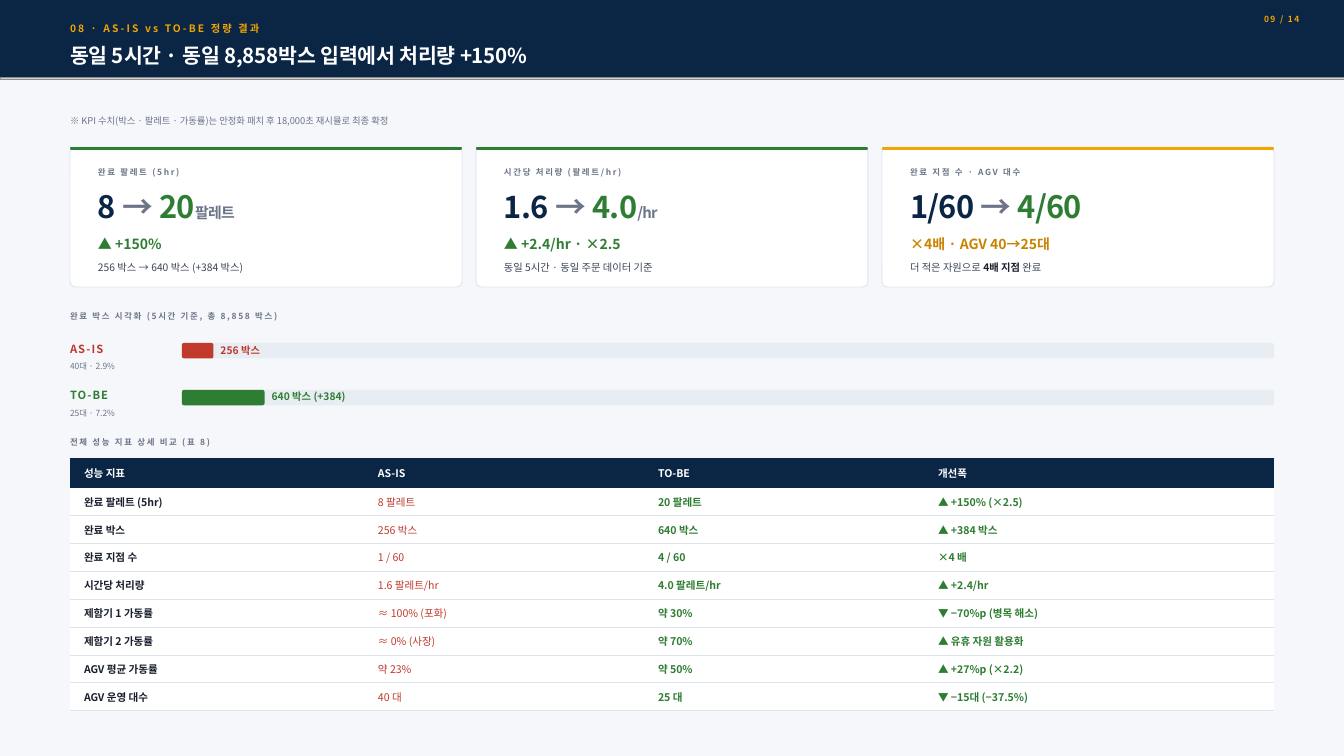
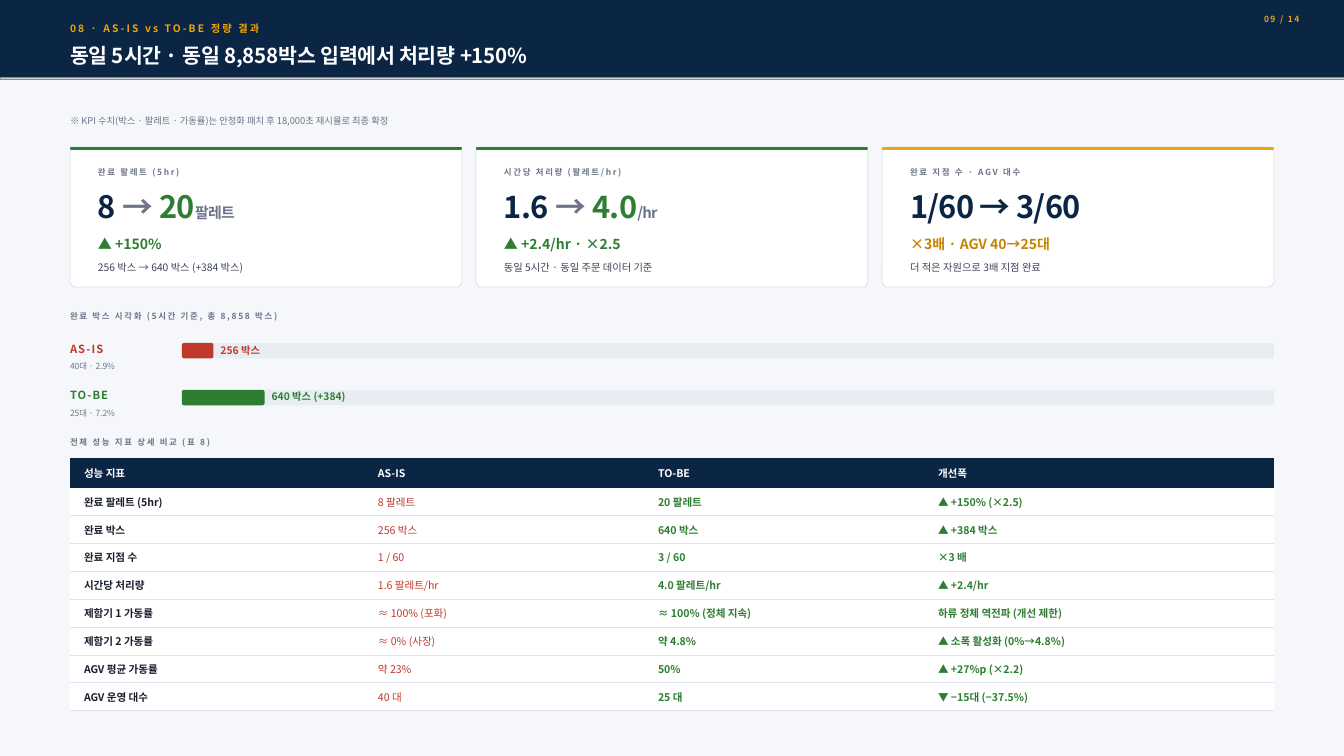
Before and after one commit to cholin3721/simulation_contest2, a slide deck: slide 9 of 피킹_프로세스_효율화_및_생산성_극대화_20260709235709.pptx. Drawn at 1344x756 pixels with LibreOffice and Linux fonts; fonts in the diff are those of the drawing; grey boxes stand for pictures. Boxes give left, top, right and bottom in pixels: in the first picture for what was removed or moved away, otherwise in the second. Text is boxed around its words. In the diff, an @@ line names an element or a change of style, - is before the commit and + after.

Commit message:
문제_수정.pdf 기준 전 산출물 정합성 검증 및 실측값 반영
- 91.7% S/A 비율: 빈 주문→S급 규칙 반영 이론값 91.6%와 일치함을 검증·재서술
- 개선①(제함기 부하 분산) 실측 기준 정직 서술 (제함기2 0%→4.8%, 병목은 하류)
- 재현 실측값 확정: 25대 기준 20팔레트/640박스/4.0hr/3:60, AGV 50%
- 민감도 4수준 실측: 15대 60.0% / 20대 50.0% / 25대 50.0% / 35대 34.3%
- 오탈자·문서 버그 수정 (AS-OS, 표5 단위, 매뉴얼 반복 출력 등)
- 봉함기 라우팅 가정 보고서 1.1절에 문서화
- 모델 결과 패널 텍스트 흰색→검정 (가동률 수치 표시 버그 수정)
- Q&A 보강 (Q2 재작성, Q12-1 신설: 15대 이상 처리량 동일 원인)
- 임시 스크립트·로그 정리, PDF 3종 최신 재출력

```diff
--- a/피킹_프로세스_효율화_및_생산성_극대화_20260709235709.pptx
+++ b/피킹_프로세스_효율화_및_생산성_극대화_20260709235709.pptx
@@ text at box(910, 193, 1080, 224): text changed @@
-1/60 → 4/60
+1/60 → 3/60
@@ text at box(910, 237, 1050, 251): text changed @@
-×4배 · AGV 40→25대
+×3배 · AGV 40→25대
@@ text at box(910, 262, 1041, 272): text changed @@
-더 적은 자원으로 4배 지점 완료
+더 적은 자원으로 3배 지점 완료
@@ table at box(70, 458, 1275, 707) @@
-row 4, column 3: 4 / 60
+row 4, column 3: 3 / 60
-row 4, column 4: ×4 배
+row 4, column 4: ×3 배
-row 6, column 3: 약 30%
+row 6, column 3: ≈ 100% (정체 지속)
-row 6, column 4: ▼ −70%p (병목 해소)
+row 6, column 4: 하류 정체 역전파 (개선 제한)
-row 7, column 3: 약 70%
+row 7, column 3: 약 4.8%
-row 7, column 4: ▲ 유휴 자원 활용화
+row 7, column 4: ▲ 소폭 활성화 (0%→4.8%)
-row 8, column 3: 약 50%
+row 8, column 3: 50%
```
Also in this commit, not shown: 10 other slides changed, 38 other files.
